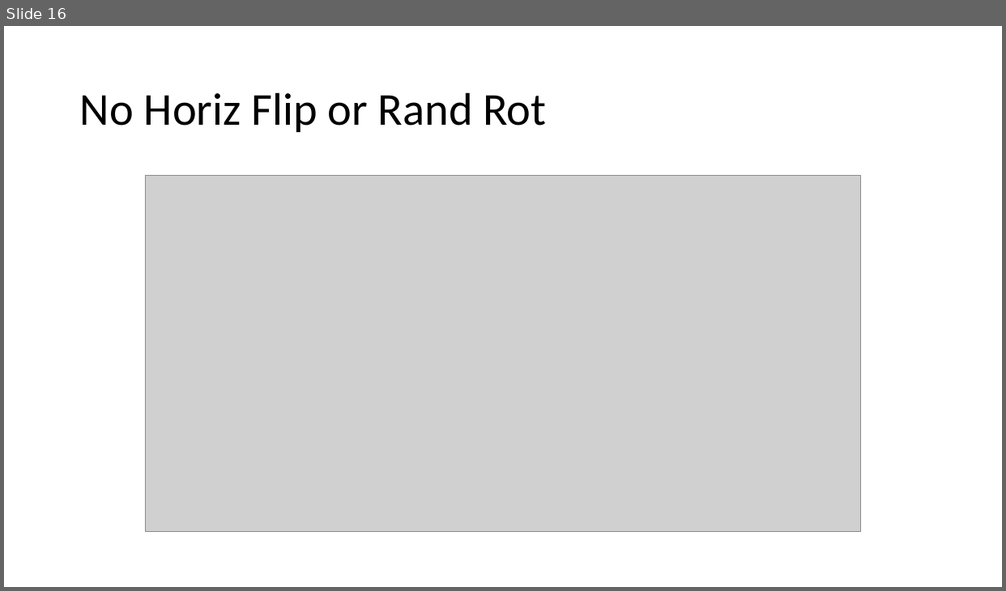
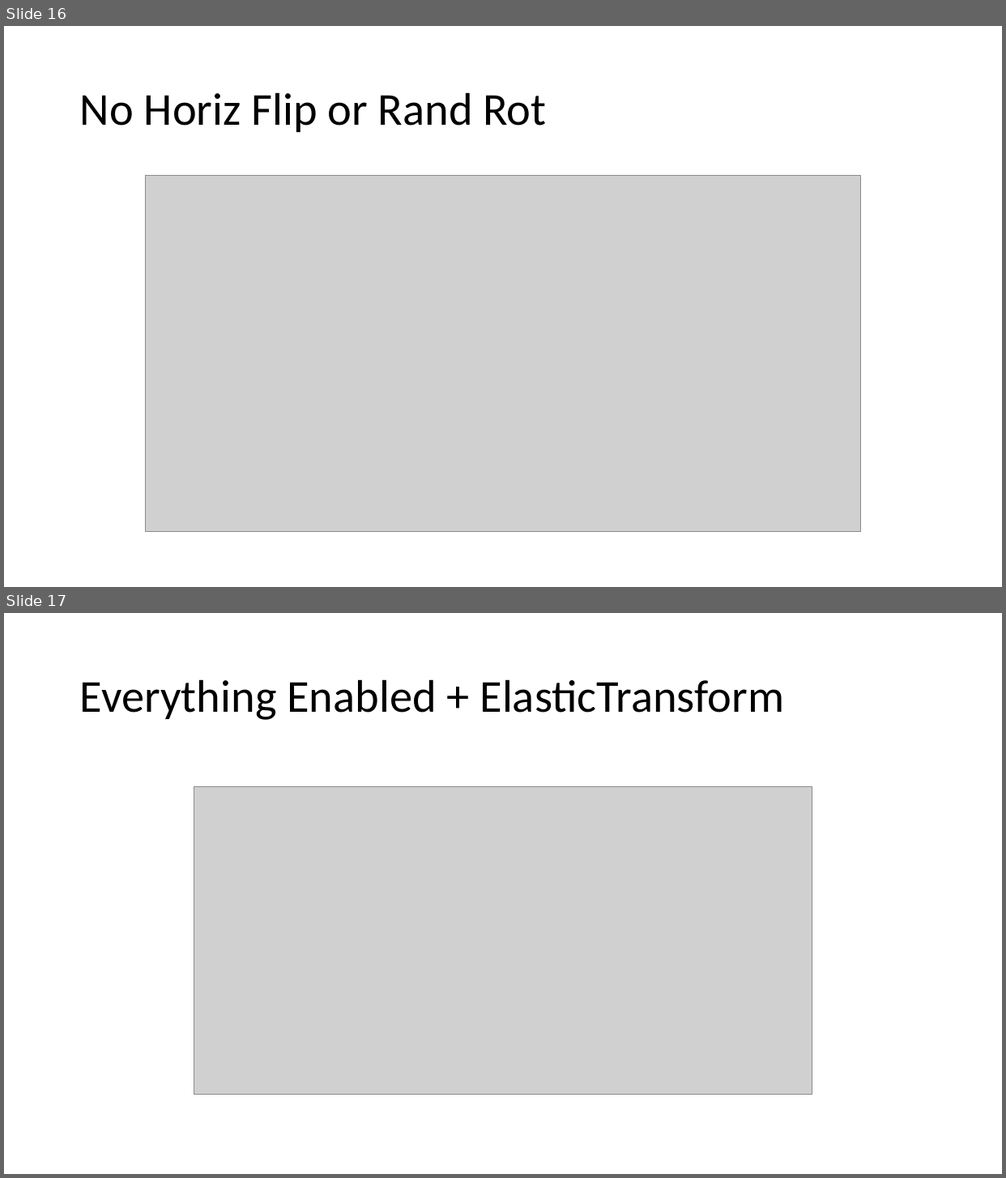
Before and after one commit to DarkEQ/BIM_284_ML_Project, a slide deck: History.pptx. Shown one above the other, each under a label of ours: slide 16 before the commit, slides 16 and 17 after it. The pictures are 1006x591 and 1006x1178 pixels, drawn with LibreOffice and Linux fonts; fonts in the diff are those of the drawing; grey boxes stand for pictures. Boxes give left, top, right and bottom in pixels: in the first picture for what was removed or moved away, otherwise in the second. Text is boxed around its words. In the diff, an @@ line names an element or a change of style, - is before the commit and + after.

```diff
--- a/History.pptx
+++ b/History.pptx
@@ slide 17 added at <box>4,613,1002,1174</box>, background #FFFFFF @@
@@ title added at <box>80,679,784,720</box>, 44 pt, text #000000 @@
+Everything Enabled + ElasticTransform
@@ picture added at <box>194,786,812,1094</box> @@
```
Also in this commit, not shown: 8 other slides added.
